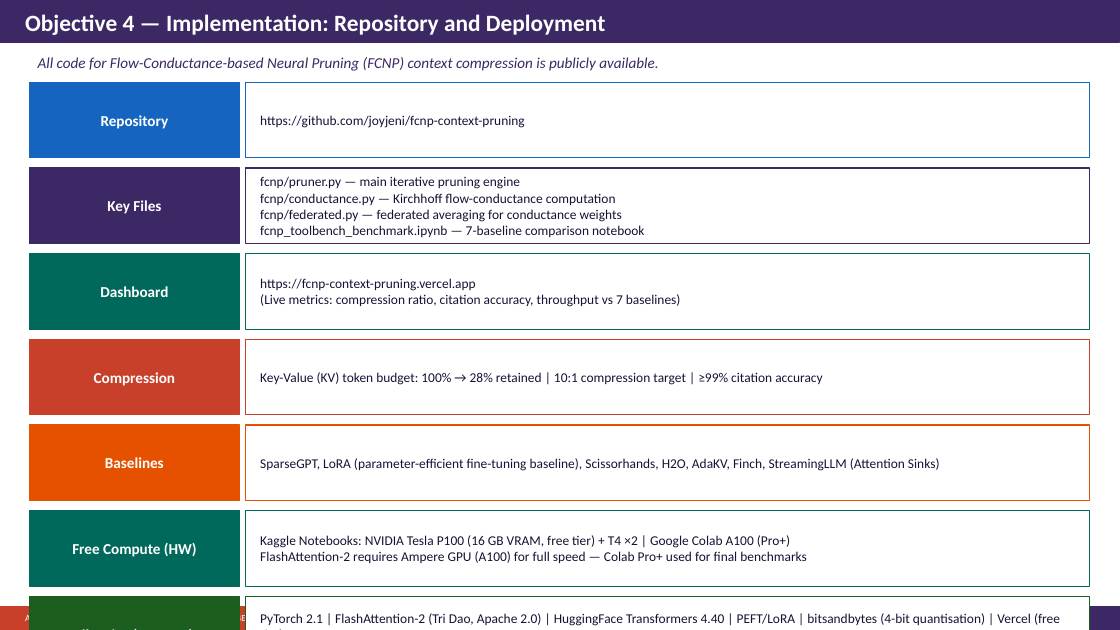
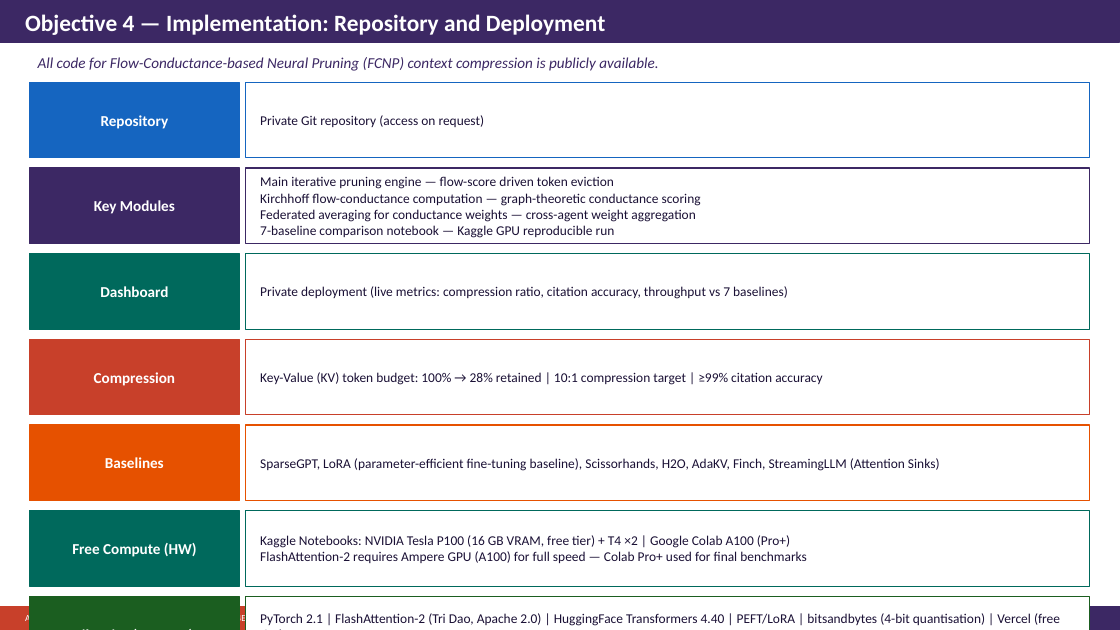
Before and after one commit to joyjeni/phd-agentic-ai-master, a slide deck: slide 39 of ACRS_PhD_Proposal_v8_2.pptx. Drawn at 1120x630 pixels with LibreOffice and Linux fonts; fonts in the diff are those of the drawing. Boxes give left, top, right and bottom in pixels: in the first picture for what was removed or moved away, otherwise in the second. Text is boxed around its words. In the diff, an @@ line names an element or a change of style, - is before the commit and + after.

Commit message:
v8.2: remove all repo names, file names, private URLs — implementation details private

```diff
--- a/ACRS_PhD_Proposal_v8_2.pptx
+++ b/ACRS_PhD_Proposal_v8_2.pptx
@@ text at [260, 115, 485, 127]: text changed @@
-https://github.com/joyjeni/fcnp-context-pruning
+Private Git repository (access on request)
@@ text at [260, 176, 701, 238]: text changed @@
-fcnp/pruner.py — main iterative pruning engine
-fcnp/conductance.py — Kirchhoff flow-conductance computation
-fcnp/federated.py — federated averaging for conductance weights
-fcnp_toolbench_benchmark.ipynb — 7-baseline comparison notebook
+Main iterative pruning engine — flow-score driven token eviction
+Kirchhoff flow-conductance computation — graph-theoretic conductance scoring
+Federated averaging for conductance weights — cross-agent weight aggregation
+7-baseline comparison notebook — Kaggle GPU reproducible run
@@ text at [94, 200, 175, 214]: text changed @@
-Key Files
+Key Modules
@@ text at [260, 286, 788, 299]: text changed @@
-https://fcnp-context-pruning.vercel.app
-(Live metrics: compression ratio, citation accuracy, throughput vs 7 baselines)
+Private deployment (live metrics: compression ratio, citation accuracy, throughput vs 7 baselines)
```
Also in this commit, not shown: 4 other slides changed.
